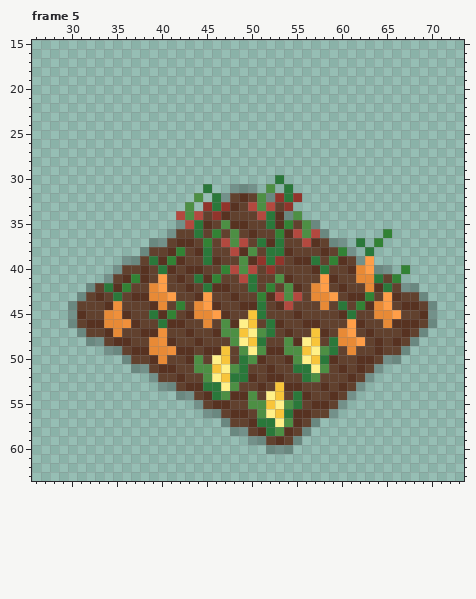
A pixel-art file gets an edit: MitybosPrograma/Assets/Sprites/Vitamin/MapObjects.aseprite. This is how it looked before the edit.
64x64 pixels, 6 frames. Colours within 5 levels of each other are drawn and written as one. Shown: frame 5: x 26..73, y 15..63. The old version is drawn lined up with the new one, on the new canvas. The commit also changed other frames, which this record leaves out.
Once edited:
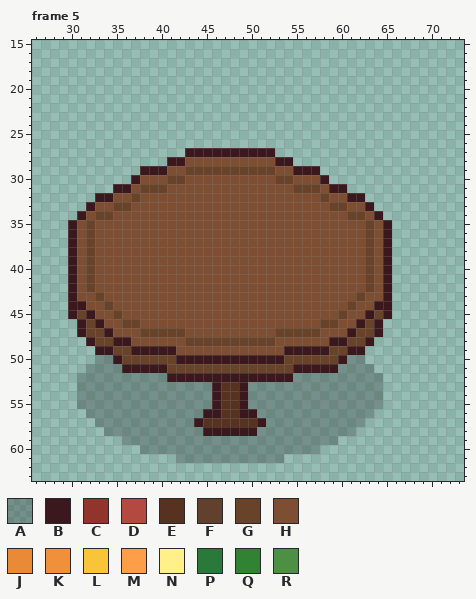
Palette (. is transparent): A #0000003c  B #3b181e  C #91342b  D #b3493f  E #573221  F #61412e  G #684329  H #7d4e31  J #e88a36  K #f0903b  L #f8c53a  M #ff9e48  N #fff089  P #2a783a  Q #328234  R #4d8f44
What changed:
canvas 64x64 -> 100x64, the old top-left corner now at 18,0
Changed rows in their new state; - is an unchanged pixel.
Frame 5:
first column x 30:
27 -------------BBBBBBBBBB------------------
28 -----------BBHHHHHHHHHHBB----------------
29 --------BBBHHGGGGGGGGGGHHBBB-------------
30 -------BHHHGGHHHHHHHHHHGGHHHB------------
31 -----BBHGGGHHHHHHHHHHHHHHGGGHBB----------
32 ---BBHHGHHHHHHHHHHHHHHHHHHHHGHHBB--------
33 --BHHGGHHHHHHHHHHHHHHHHHHHHHHGGHHB-------
34 -BHGGHHHHHHHHHHHHHHHHHHHHHHHHHHGGHB------
35 BHGHHHHHHHHHHHHHHHHHHHHHHHHHHHHHHGHB-----
36 BHGHHHHHHHHHHHHHHHHHHHHHHHHHHHHHHGHB-----
37 BHGHHHHHHHHHHHHHHHHHHHHHHHHHHHHHHGHB-----
38 BHGHHHHHHHHHHHHHHHHHHHHHHHHHHHHHHGHB-----
39 BHGHHHHHHHHHHHHHHHHHHHHHHHHHHHHHHGHB-----
40 BHGHHHHHHHHHHHHHHHHHHHHHHHHHHHHHHGHB-.---
41 BHGHHHHHHHHHHHHHHHHHHHHHHHHHHHHHHGHB.----
42 BHGHHHHHHHHHHHHHHHHHHHHHHHHHHHHHHGHB...--
43 BHHGHHHHHHHHHHHHHHHHHHHHHHHHHHHHGHHB....-
44 BBHHGHHHHHHHHHHHHHHHHHHHHHHHHHHGHHBB.....
45 BGBHHGHHHHHHHHHHHHHHHHHHHHHHHHGHHBGB.....
46 .BGBHHGGHHHHHHHHHHHHHHHHHHHHGGHHBGB......
47 -BGGBHHHGGGGGHHHHHHHHHHGGGGGHHHBGGB.....-
48 --BGGBBHHHHHHGGGGGGGGGGHHHHHHBBGGB.....--
49 ---BBGGBBBBBHHHHHHHHHHHHBBBBBGGBB.....---
50 ---AABGGGGGGBBBBBBBBBBBBGGGGGGBAA....----
51 --AAAABBBBBGGGGGGGGGGGGGGBBBBBAAAA.------
52 -AAAAAAAA-ABBBBBBBBBBBBBBAAAAAAAA-A------
53 -AAAAAAAAA--AAAABEEBAAAAAAAAAAAA-AA------
54 -AAAAAAAAAAA--AABE-BAAAAAAAAAAA-AAA------
55 -AAAAAAAAAAAAA-AB-EBAAAAAAAAAA-AAAA------
56 --AAAAAAAAAAAAABBE-BBAAAAAAAA-AAAA-------
57 ---AAAAAAAAAAABEEEEE-BAAAAA-AAAAA--------
58 ----AAAAAAAAAAABBBBBBAAAAA-AAAAA---------
59 ------AAAAAAAAAAAAAA--AAA-AAAA-----------
60 --------AAAAAAAAAAAAAA---AAA-------------
61 ------------AAAAAAAAAAAA-----------------
Where, in picture pixels (left, top, right, bottom), the same in both pictures:
changed: (68, 148, 437, 463)
